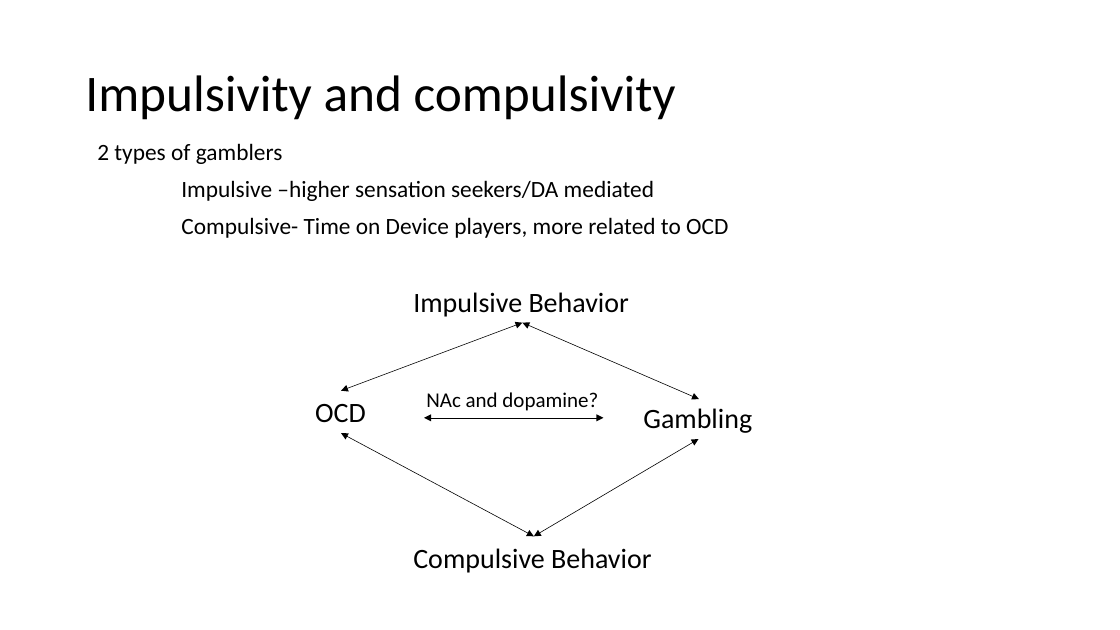
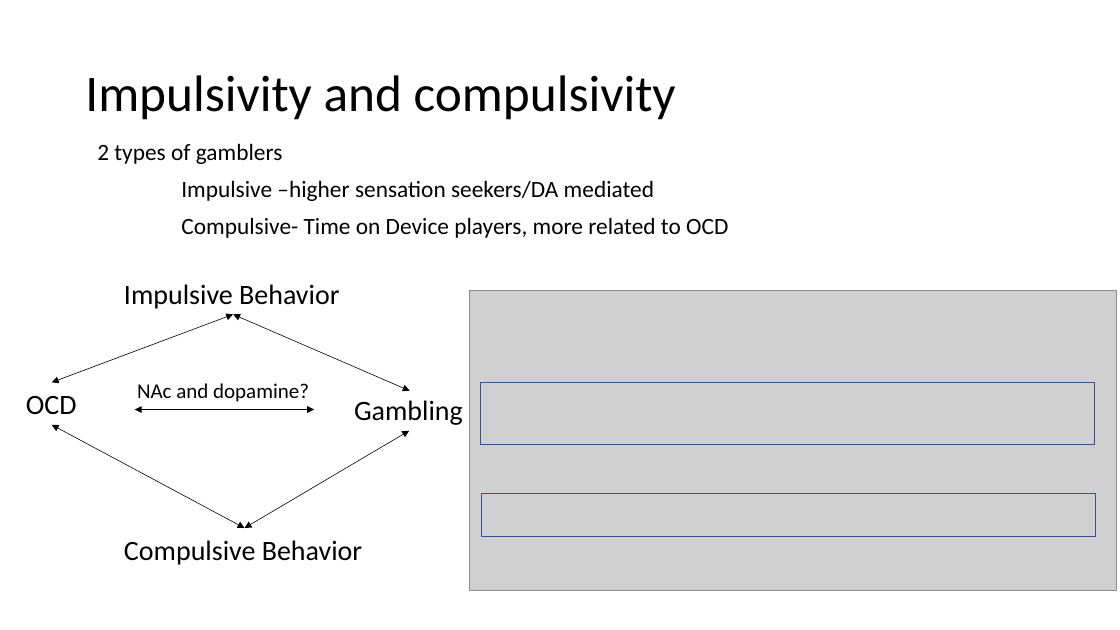
Before and after one commit to gpagnier/rampAnalysis, a slide deck: slide 12 of BortonLabMeeting12.7.pptx. Drawn at 1120x630 pixels with LibreOffice and Linux fonts; fonts in the diff are those of the drawing; grey boxes stand for pictures. Boxes give left, top, right and bottom in pixels: in the first picture for what was removed or moved away, otherwise in the second. Text is boxed around its words. In the diff, an @@ line names an element or a change of style, - is before the commit and + after.

```diff
--- a/BortonLabMeeting12.7.pptx
+++ b/BortonLabMeeting12.7.pptx
@@ picture added at (470, 291, 1117, 591) @@
@@ rectangle added at (481, 382, 1095, 444), outline #325491 1 pt @@
@@ 5 texts, 5 double arrows: place and size @@
-5 texts, 5 double arrows at (315, 292, 752, 573)
+5 texts, 5 double arrows at (26, 284, 463, 565)
@@ rectangle added at (481, 493, 1096, 536), outline #325491 1 pt @@
```
